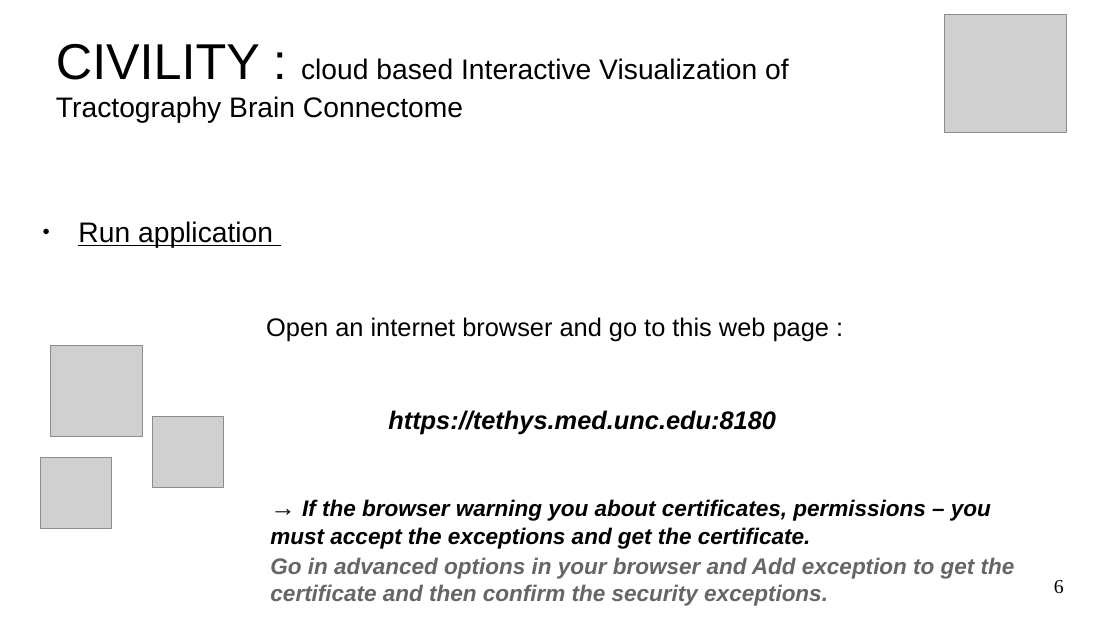
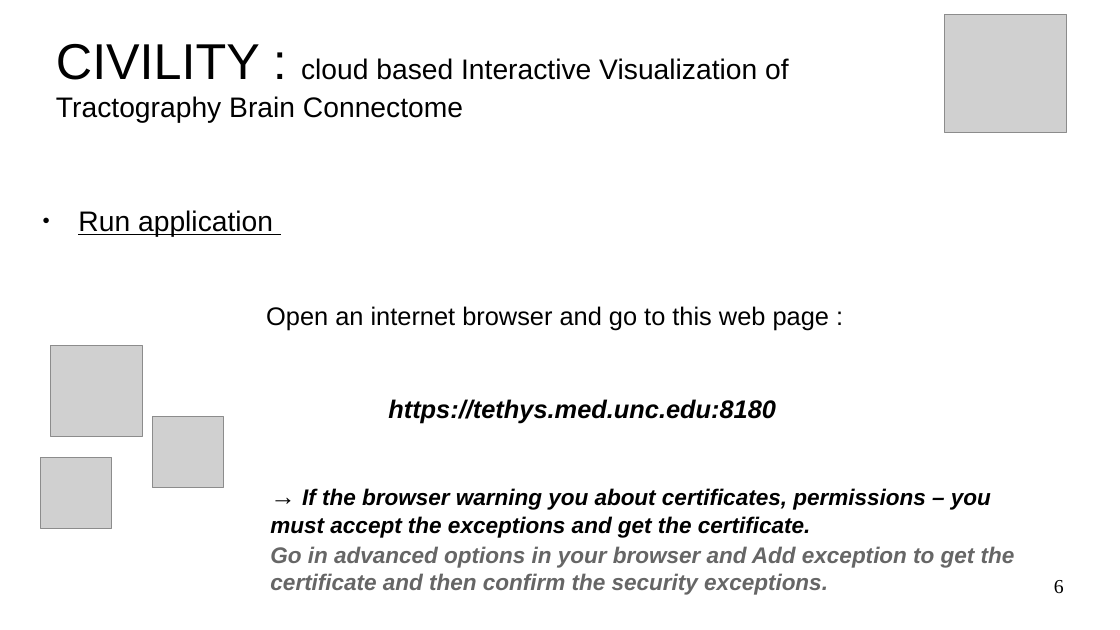
Before and after one commit to NIRALUser/CIVILITY, a slide deck: slide 6 of doc/tutorialCIVILITY.odp. Drawn at 1120x630 pixels with LibreOffice and Linux fonts; fonts in the diff are those of the drawing; grey boxes stand for pictures; background and template pictures are left out. Boxes give left, top, right and bottom in pixels: in the first picture for what was removed or moved away, otherwise in the second. Text is boxed around its words. In the diff, an @@ line names an element or a change of style, - is before the commit and + after.

```diff
--- a/doc/tutorialCIVILITY.odp
+++ b/doc/tutorialCIVILITY.odp
@@ text "Run application": place and size @@
-text "Run application" at [78, 221, 1015, 606]
+text "Run application" at [78, 210, 1015, 595]
```
Also in this commit, not shown: 7 other slides changed, 11 other files.
